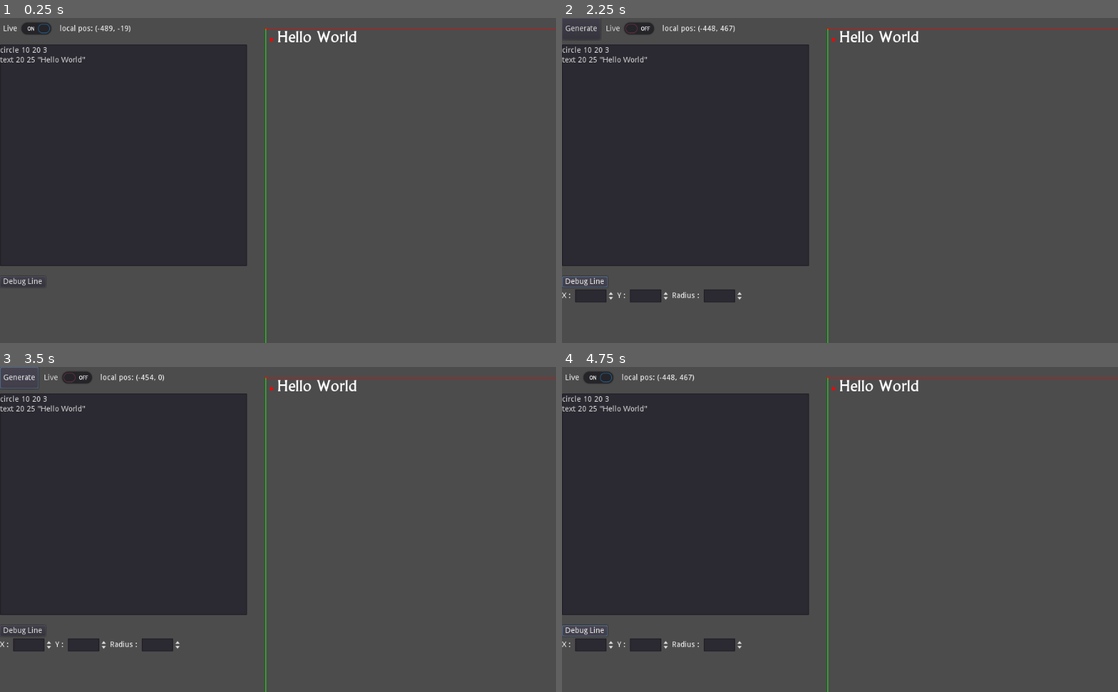
Above: before the commit, frames 1-4 (two rows, left to right).
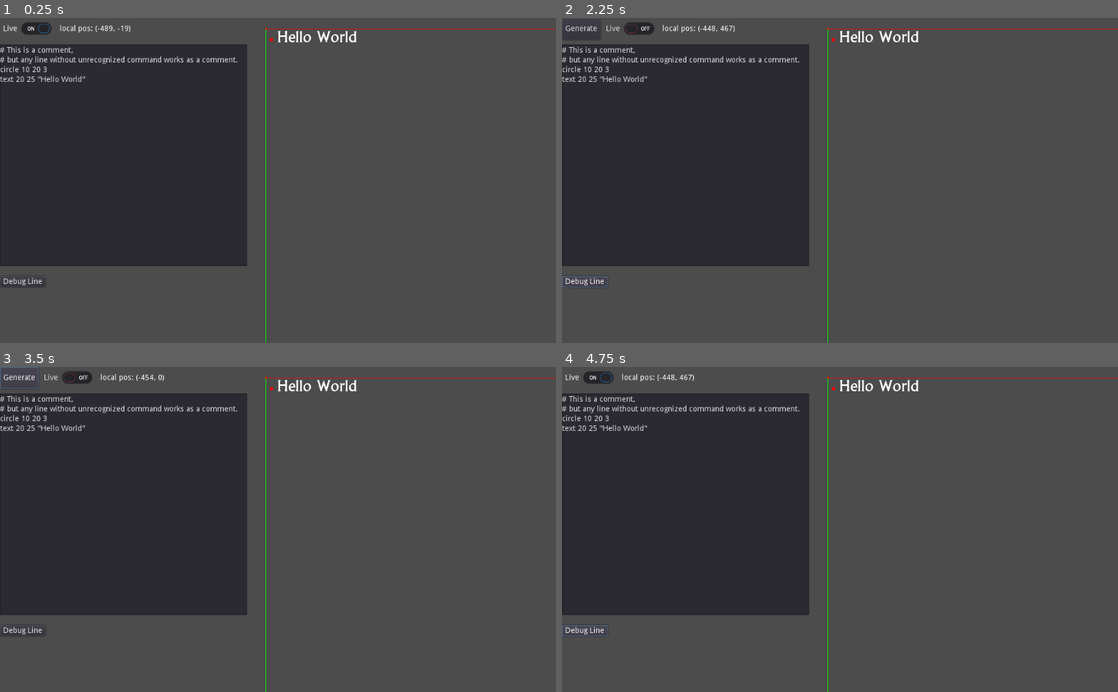
Above: after the commit, the same moments.

Repository: AnilBK/InteractiveProgramming
Game: Godot game, scene res://Shapes.tscn
Two runs of this game, one before a commit and one after it. Both use one fixed random seed, a clock stepped at 60 frames per second and the inputs below.
Inputs:
- Up to frame 1 (0.25 s): no input
- Up to frame 2 (2.25 s): click "Live" at 0.5 s; click "Generate" at 1.25 s; click "Debug Line" at 2 s
- Up to frame 3 (3.5 s): click "Generate" at 2.75 s
- Up to frame 4 (4.75 s): click "Live" at 3.5 s; click "Debug Line" at 4.25 s

The runs differ from the first frame. In frame 1, 0.7% of the frame differs, in the area x 0-43%, y 8-20%; in frame 2, 1.5%, in the area x 0-43%, y 8-88%; in frame 3, 1.5%; in frame 4, 1.5%.

Commit message:
Add comments.

Diff:
--- a/Shapes.gd
+++ b/Shapes.gd
@@ -62,7 +62,6 @@
 
 	for line in lines:
 		code.append(line)
-		#print(line)
 
 func replace_nth_word(string : String, index, new_value):
 	var strings_splitted = string.split(" ")
@@ -97,6 +96,11 @@
 	for line in code:
 #		print(c)
 		line = line.strip_edges()
+
+		# Comment line.
+		if line.begins_with("#"):
+			continue
+
 		var params = get_parameters(line)
 		var func_name = params[0]
 
--- a/Shapes.tscn
+++ b/Shapes.tscn
@@ -32,7 +32,9 @@
 margin_top = 49.0
 margin_right = 455.0
 margin_bottom = 458.0
-text = "circle 10 20 3
+text = "# This is a comment,
+# but any line without unrecognized command works as a comment.
+circle 10 20 3
 text 20 25 \"Hello World\"
 "
 
